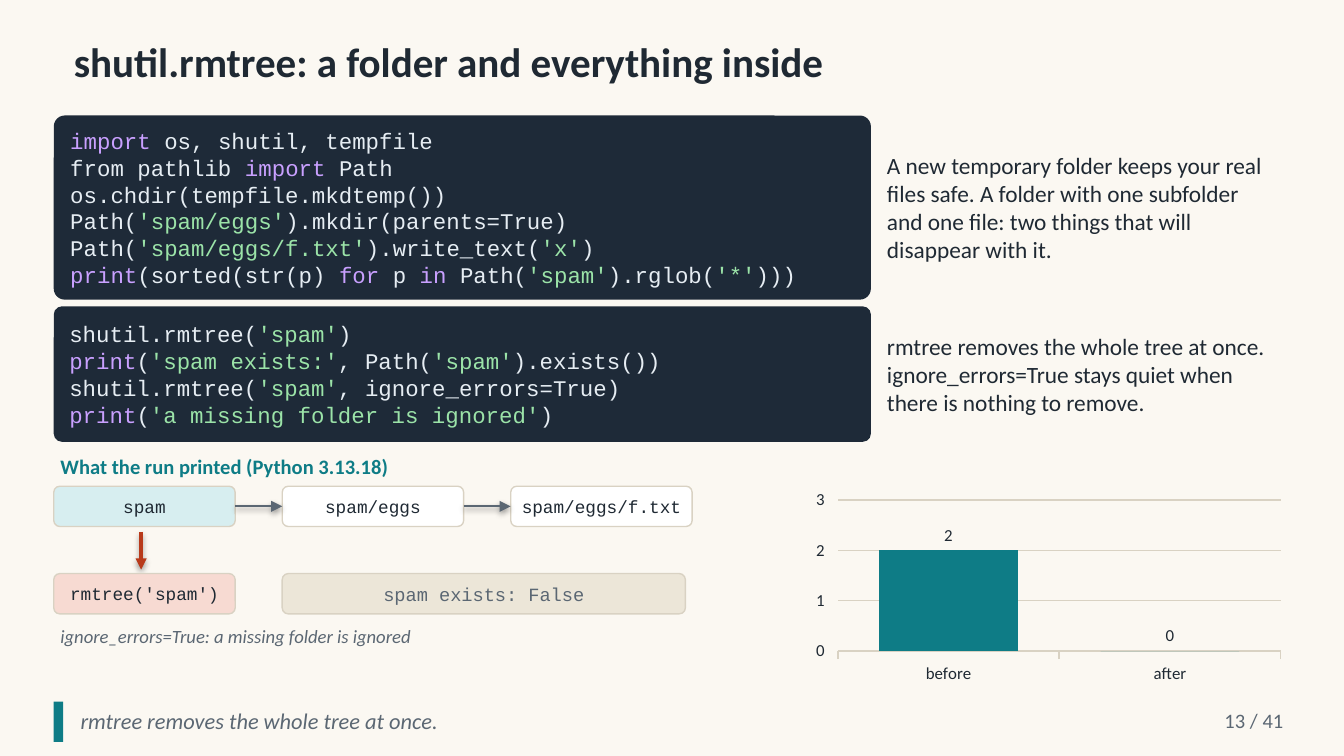
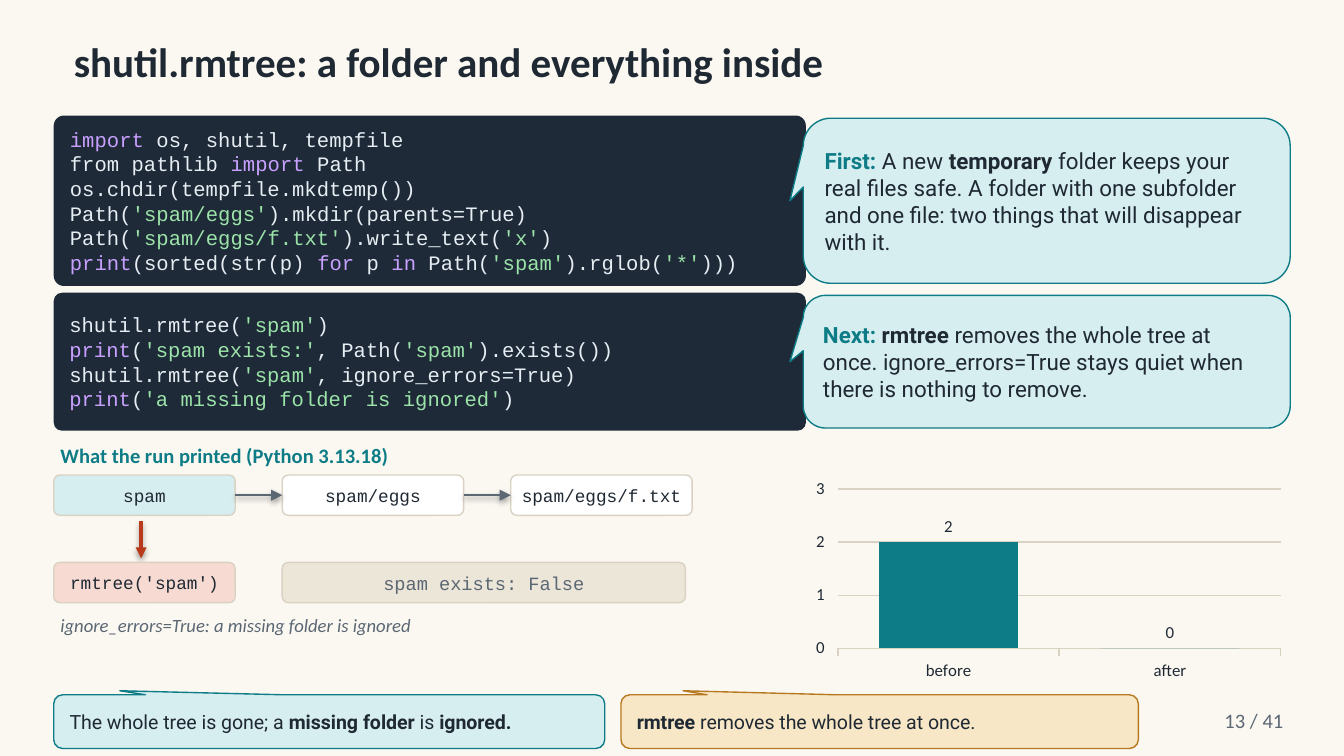
Before and after one commit to altunelyusuf/AdvancedProgrammingWithPython, a slide deck: slide 13 of 03-materials/ch11/SEN0414_Ch11_OrganizingFiles_3e_v3_0_0.pptx. Drawn at 1344x756 pixels with LibreOffice and Linux fonts; fonts in the diff are those of the drawing. Boxes give left, top, right and bottom in pixels: in the first picture for what was removed or moved away, otherwise in the second. Text is boxed around its words. In the diff, an @@ line names an element or a change of style, - is before the commit and + after.

```diff
--- a/03-materials/ch11/SEN0414_Ch11_OrganizingFiles_3e_v3_0_0.pptx
+++ b/03-materials/ch11/SEN0414_Ch11_OrganizingFiles_3e_v3_0_0.pptx
@@ rounded rectangle "import os, shutil, tempfile": place and size @@
-rounded rectangle "import os, shutil, tempfile" at <box>54,116,871,300</box>
+rounded rectangle "import os, shutil, tempfile" at <box>54,116,806,286</box>
@@ rounded rectangle "import os, shutil, tempfile" at <box>54,116,806,286</box>: size 12 to 11 pt @@
@@ rounded speech box "First: A new temporary folder ...": place and size @@
-rounded speech box "First: A new temporary folder ..." at <box>887,157,1262,262</box>
+rounded speech box "First: A new temporary folder ..." at <box>804,118,1290,284</box>
@@ rounded speech box "First: A new temporary folder ..." at <box>804,118,1290,284</box>: fill none to #D7EEF0; outline none to #0E7C86 0.75 pt @@
@@ text in rounded speech box at <box>825,152,1241,250</box>: text changed; size 12.5 to 12 pt; font Calibri to Roboto @@
-A new temporary folder keeps your real files safe. A folder with one subfolder and one file: two things that will disappear with it.
+First: A new temporary folder keeps your real files safe. A folder with one subfolder and one file: two things that will disappear with it.
@@ rounded rectangle "shutil.rmtree('spam')" at <box>54,293,806,431</box>: size 12 to 11 pt @@
@@ rounded rectangle "shutil.rmtree('spam')": place and size @@
-rounded rectangle "shutil.rmtree('spam')" at <box>54,306,871,442</box>
+rounded rectangle "shutil.rmtree('spam')" at <box>54,293,806,431</box>
@@ rounded speech box "Next: rmtree removes the whole ..." at <box>804,296,1290,429</box>: fill none to #D7EEF0; outline none to #0E7C86 0.75 pt @@
@@ rounded speech box "Next: rmtree removes the whole ...": place and size @@
-rounded speech box "Next: rmtree removes the whole ..." at <box>887,338,1264,415</box>
+rounded speech box "Next: rmtree removes the whole ..." at <box>804,296,1290,429</box>
@@ text in rounded speech box at <box>823,326,1243,402</box>: text changed; size 12.5 to 12 pt; font Calibri to Roboto @@
-rmtree removes the whole tree at once. ignore_errors=True stays quiet when there is nothing to remove.
+Next: rmtree removes the whole tree at once. ignore_errors=True stays quiet when there is nothing to remove.
@@ 3 rounded rectangles: place and size @@
-3 rounded rectangles at <box>54,487,692,527</box>
+3 rounded rectangles at <box>54,474,692,515</box>
@@ column chart: place and size @@
-column chart at <box>806,487,1290,688</box>
+column chart at <box>806,474,1290,684</box>
@@ 3 arrows, 2 texts, 2 rounded rectangles: place and size @@
-3 arrows, 2 texts, 2 rounded rectangles at <box>54,459,685,646</box>
+3 arrows, 2 texts, 2 rounded rectangles at <box>54,448,685,635</box>
@@ rectangle removed at <box>54,702,63,742</box> @@
@@ rounded speech box added at <box>54,695,605,749</box>, fill #D7EEF0, outline #0E7C86 0.75 pt, 10.5 pt, text #1F2933 @@
+The whole tree is gone; a missing folder is ignored.
@@ rounded speech box "rmtree removes the whole tree ...": place and size @@
-rounded speech box "rmtree removes the whole tree ..." at <box>81,713,438,729</box>
+rounded speech box "rmtree removes the whole tree ..." at <box>621,695,1138,749</box>
@@ rounded speech box "rmtree removes the whole tree ..." at <box>621,695,1138,749</box>: size 12 to 10.5 pt, font Calibri to Roboto, text colour #5B6773 to #1F2933, italic off; bold on in "rmtree"; fill none to #F8E7C6; outline none to #B7791F 0.75 pt @@
```
Also in this commit, not shown: 30 other slides changed, 18 other files.
